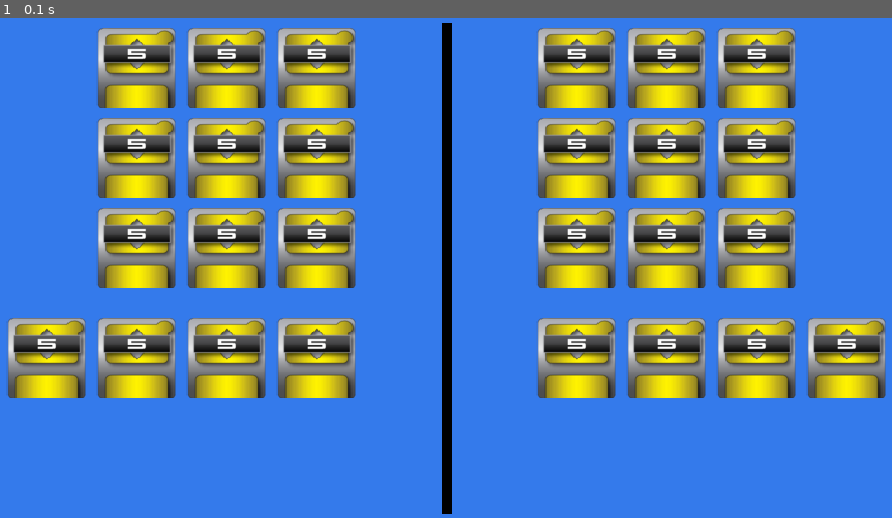
Above: before the commit, frame 1.
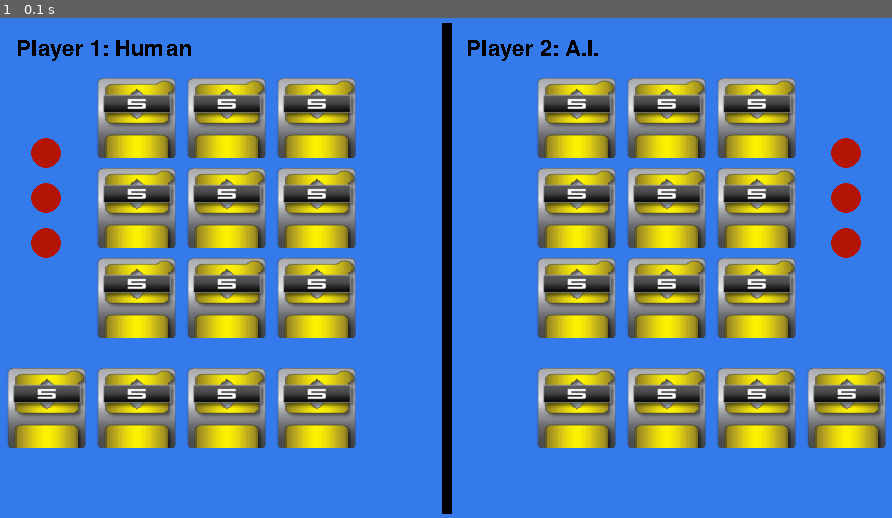
Above: after the commit, the same moment.

Repository: garciale24/myPazaak
Game: pygame game, started from my_pygame.py
Two runs of this game, one before a commit and one after it. Both use one fixed random seed, a clock stepped at 60 frames per second and the inputs below.
Inputs:
- Up to frame 1 (0.1 s): no input

The runs differ from the first frame. In frame 1, 45% of the frame differs, in the area x 0-100%, y 2-86%.

Commit message:
pygame_updates

Diff:
--- a/my_pygame.py
+++ b/my_pygame.py
@@ -1,6 +1,7 @@
 from typing import Tuple
 import pygame
 import os
+import time
 
 WIDTH: int = 900
 HEIGHT: int = 500
@@ -9,49 +10,72 @@
 
 BLUEISH: Tuple = (52, 122, 235)
 BLACK: Tuple = (0, 0, 0)
-
+RED: Tuple = (180, 20, 5)
 FPS: int = 60
 
 
 CARD5: pygame = pygame.image.load(os.path.join('5card.png'))
 CARDFIVE: pygame = pygame.transform.scale(CARD5, (80, 80))
 
+pygame.init()
+pygame.font.init()
 
 
 
 def draw_window() -> None:
     WIN.fill(BLUEISH)
+
+    #time.sleep(10)
+
+    font = pygame.font.SysFont(None, 32)
+    #time.sleep(10)
+
+    img = font.render('Player 1: Human', False, BLACK)
+    WIN.blit(img, (20, 20))
+
+    img2 = font.render('Player 2: A.I.', False, BLACK)
+    WIN.blit(img2, (470, 20))
+
+    radius = 15
+    pygame.draw.circle(WIN, RED, (50, 135), radius)
+    pygame.draw.circle(WIN, RED, (50, 180), radius)
+    pygame.draw.circle(WIN, RED, (50, 225), radius)
+
+    pygame.draw.circle(WIN, RED, (850, 135), radius)
+    pygame.draw.circle(WIN, RED, (850, 180), radius)
+    pygame.draw.circle(WIN, RED, (850, 225), radius)
+
     pygame.draw.line(WIN, BLACK, (450, 495), (450, 5), 10)
-    WIN.blit(CARDFIVE, (100, 10))
-    WIN.blit(CARDFIVE, (190, 10))
-    WIN.blit(CARDFIVE, (280, 10))
-    WIN.blit(CARDFIVE, (100, 100))
-    WIN.blit(CARDFIVE, (190, 100))
-    WIN.blit(CARDFIVE, (280, 100))
-    WIN.blit(CARDFIVE, (100, 190))
-    WIN.blit(CARDFIVE, (190, 190))
-    WIN.blit(CARDFIVE, (280, 190))
+    WIN.blit(CARDFIVE, (100, 60))
+    WIN.blit(CARDFIVE, (190, 60))
+    WIN.blit(CARDFIVE, (280, 60))
+    WIN.blit(CARDFIVE, (100, 150))
+    WIN.blit(CARDFIVE, (190, 150))
+    WIN.blit(CARDFIVE, (280, 150))
+    WIN.blit(CARDFIVE, (100, 240))
+    WIN.blit(CARDFIVE, (190, 240))
+    WIN.blit(CARDFIVE, (280, 240))
 
-    WIN.blit(CARDFIVE, (10, 300))
-    WIN.blit(CARDFIVE, (100, 300))
-    WIN.blit(CARDFIVE, (190, 300))
-    WIN.blit(CARDFIVE, (280, 300))
+    WIN.blit(CARDFIVE, (10, 350))
+    WIN.blit(CARDFIVE, (100, 350))
+    WIN.blit(CARDFIVE, (190, 350))
+    WIN.blit(CARDFIVE, (280, 350))
 
 
-    WIN.blit(CARDFIVE, (720, 10))
-    WIN.blit(CARDFIVE, (630, 10))
-    WIN.blit(CARDFIVE, (540, 10))
-    WIN.blit(CARDFIVE, (720, 100))
-    WIN.blit(CARDFIVE, (630, 100))
-    WIN.blit(CARDFIVE, (540, 100))
-    WIN.blit(CARDFIVE, (720, 190))
-    WIN.blit(CARDFIVE, (630, 190))
-    WIN.blit(CARDFIVE, (540, 190))
+    WIN.blit(CARDFIVE, (720, 60))
+    WIN.blit(CARDFIVE, (630, 60))
+    WIN.blit(CARDFIVE, (540, 60))
+    WIN.blit(CARDFIVE, (720, 150))
+    WIN.blit(CARDFIVE, (630, 150))
+    WIN.blit(CARDFIVE, (540, 150))
+    WIN.blit(CARDFIVE, (720, 240))
+    WIN.blit(CARDFIVE, (630, 240))
+    WIN.blit(CARDFIVE, (540, 240))
 
-    WIN.blit(CARDFIVE, (810, 300))
-    WIN.blit(CARDFIVE, (720, 300))
-    WIN.blit(CARDFIVE, (630, 300))
-    WIN.blit(CARDFIVE, (540, 300))
+    WIN.blit(CARDFIVE, (810, 350))
+    WIN.blit(CARDFIVE, (720, 350))
+    WIN.blit(CARDFIVE, (630, 350))
+    WIN.blit(CARDFIVE, (540, 350))
     pygame.display.update()
     return None
 
